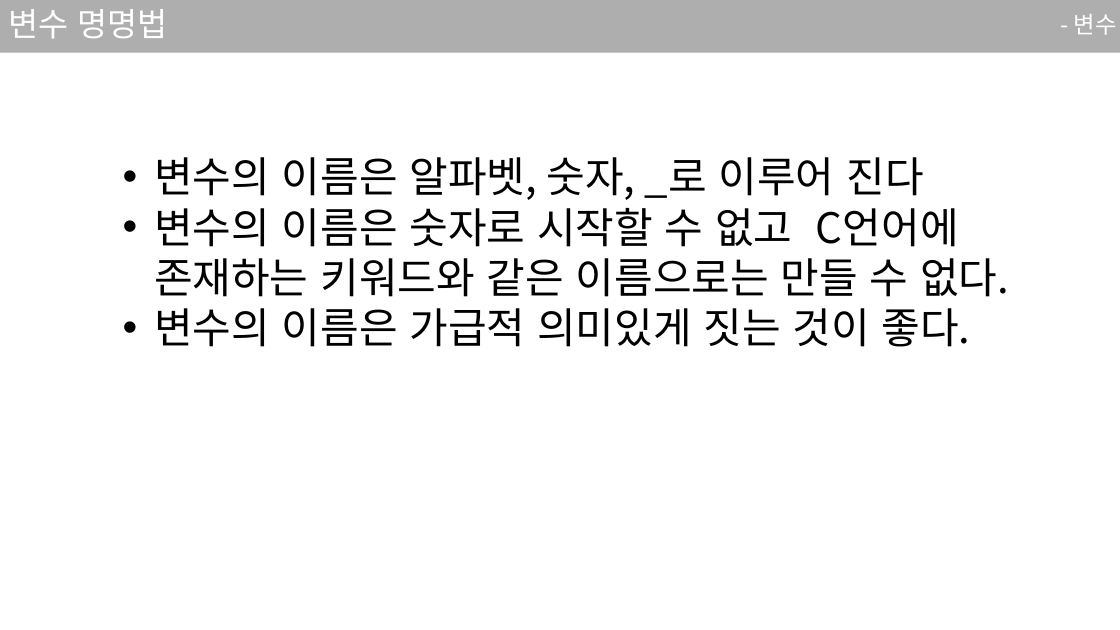
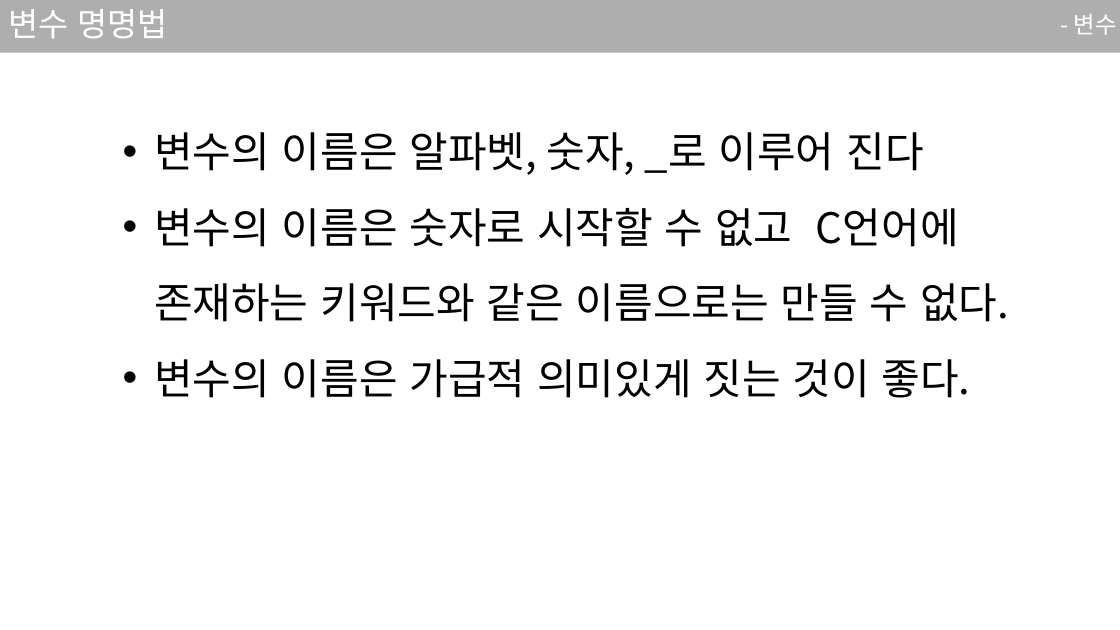
Before and after one commit to sjsjsj1246/EC_C_Language_Study, a slide deck: slide 15 of ppt/2강.pptx. Drawn at 1120x630 pixels with LibreOffice and Linux fonts; fonts in the diff are those of the drawing. Boxes give left, top, right and bottom in pixels: in the first picture for what was removed or moved away, otherwise in the second. Text is boxed around its words. In the diff, an @@ line names an element or a change of style, - is before the commit and + after.

```diff
--- a/ppt/2강.pptx
+++ b/ppt/2강.pptx
@@ text "변수의 이름은 알파벳, 숫자, _로 ...": place and size @@
-text "변수의 이름은 알파벳, 숫자, _로 ..." at [154, 157, 1009, 347]
+text "변수의 이름은 알파벳, 숫자, _로 ..." at [154, 132, 1009, 398]
@@ text "변수의 이름은 알파벳, 숫자, _로 ..." at [154, 132, 1009, 398]: line spacing 1 to 1.5 @@
```
Also in this commit, not shown: 5 other slides changed, 3 other files.
